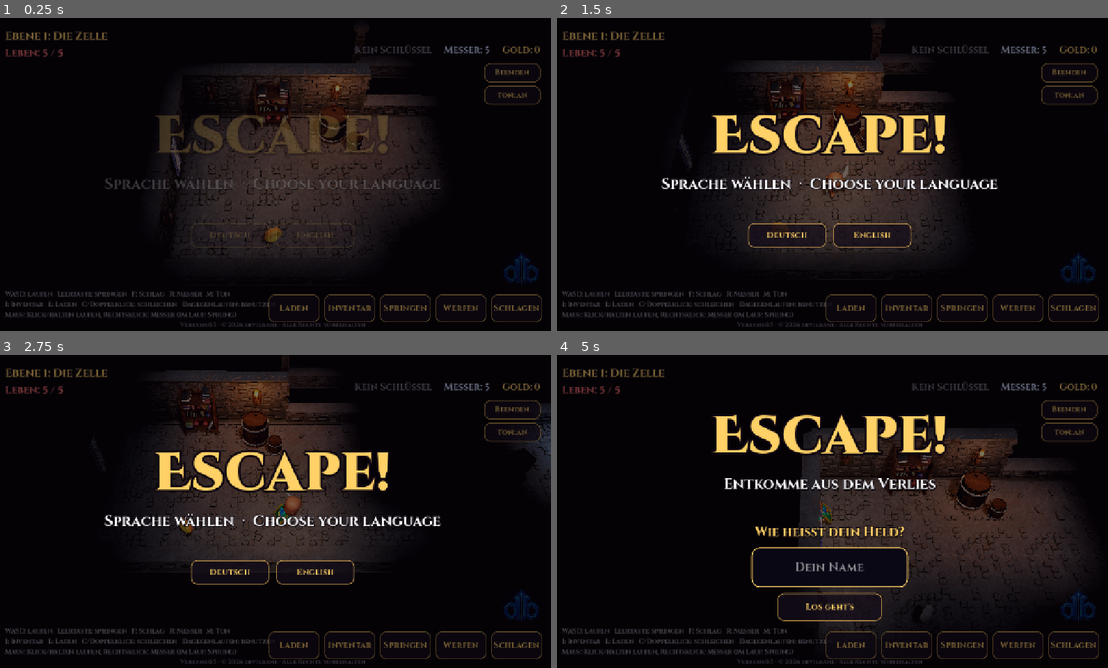
Above: before the commit, frames 1-4 (two rows, left to right).
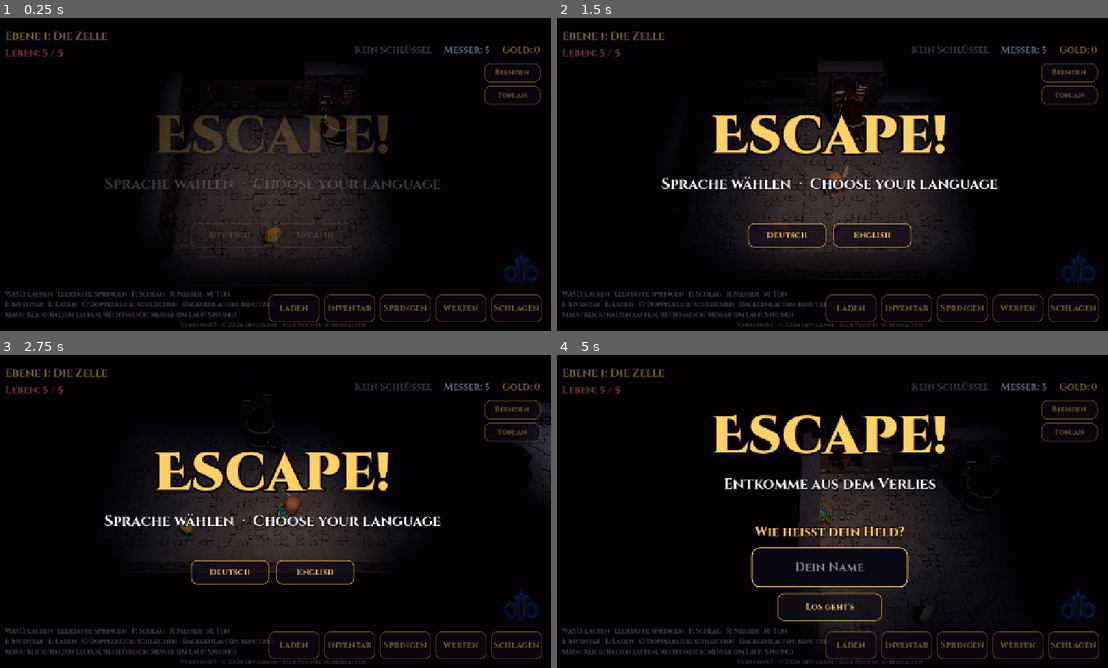
Above: after the commit, the same moments.

Repository: Devilbane/Escape
Game: Godot game, scene res://scenes/main.tscn
Two runs of this game, one before a commit and one after it. Both use one fixed random seed, a clock stepped at 60 frames per second and the inputs below.
Inputs (mouse positions are in pixels of both pictures, inside the frame that each line leads up to):
- Up to frame 1 (0.25 s): no input
- Up to frame 2 (1.5 s): tap Enter at 0.5 s; move the mouse to (953, 158) at 0.52 s; hold Right (ui_right) 0.53-1.28 s; tap N at 0.6 s; click (953, 158) at 0.67 s; tap Space at 0.77 s; move the mouse to (716, 190) at 1.27 s; hold Down (ui_down) from 1.28 s (still down); tap 1 at 1.35 s
- Up to frame 3 (2.75 s): tap Space at 1.52 s; move the mouse to (330, 442) at 2.02 s; release Down (ui_down) at 2.03 s; hold Right (ui_right) from 2.03 s (still down); tap 2 at 2.1 s
- Up to frame 4 (5 s): move the mouse to (799, 574) at 2.77 s; release Right (ui_right) at 2.78 s; hold Up (ui_up) 2.78-3.53 s; tap 3 at 2.85 s; click (799, 574) at 2.92 s; tap Space at 3.02, 3.77, 4.52 s; move the mouse to (997, 558) at 3.52 s; hold Left (ui_left) from 3.53 s (still down); tap I at 3.6 s; move the mouse to (661, 464) at 4.27 s; tap F at 4.35 s

The runs differ from the first frame. In frame 1, 7.0% of the frame differs, in the area x 31-78%, y 14-77%; in frame 2, 4.9%; in frame 3, 6.5%; in frame 4, 10%, in the area x 46-96%, y 23-79%.

Commit message:
Keep wall torches out from behind furniture
A torch is no longer hung on the wall behind a barrel, crate, table or
other furniture, and such walls are not used for extra lever torches.

Co-Authored-By: Claude Opus 5.5 <noreply@anthropic.com>
Claude-Session: https://claude.ai/code/session_01QGyVRgLkXQ7bY3FzbpWzyK

Diff:
--- a/scripts/level.gd
+++ b/scripts/level.gd
@@ -485,12 +485,15 @@
 		if low:
 			wall.scale.y = LOW_WALL_SCALE
 			continue
-		var torch := _maybe_add_torch(pos, rot)
+		# No torch behind a barrel, crate or table: the hero must reach it.
+		var torch: Node3D = null
+		if not FURNITURE.contains(cell_char(c)):
+			torch = _maybe_add_torch(pos, rot)
 		if torch != null:
 			_wall_torches.append({"holder": torch, "cell": c, "pos": pos, "rot": rot})
 		elif piece == "wall" and _rng.randf() < 0.18:
 			_add_kit_part(WALL_DECOR[_rng.randi() % WALL_DECOR.size()], wall)
-		elif piece == "wall" and cell_char(c) != "?":
+		elif piece == "wall" and cell_char(c) != "?" and not FURNITURE.contains(cell_char(c)):
 			_bare_walls.append({"cell": c, "pos": pos, "rot": rot})
 
 
